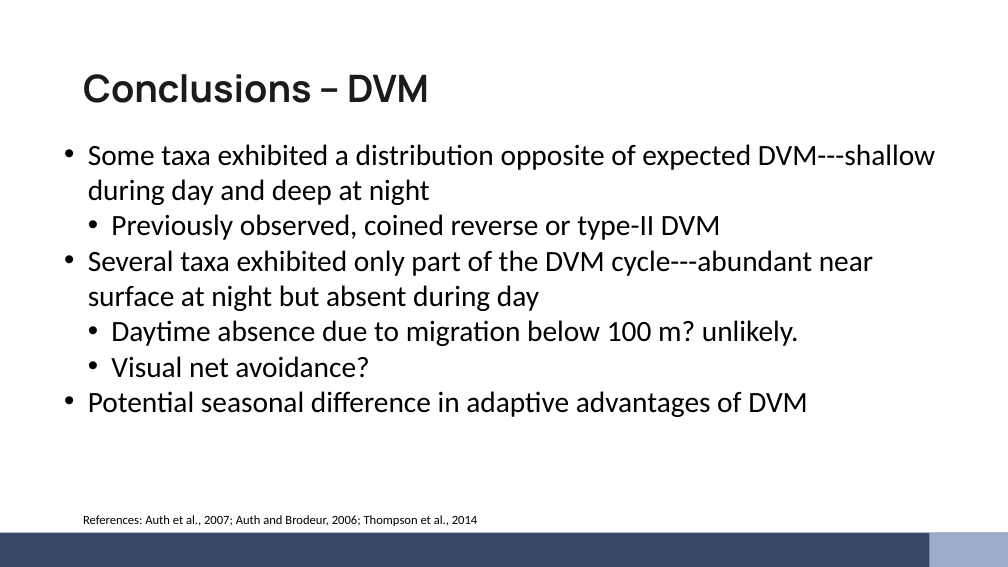
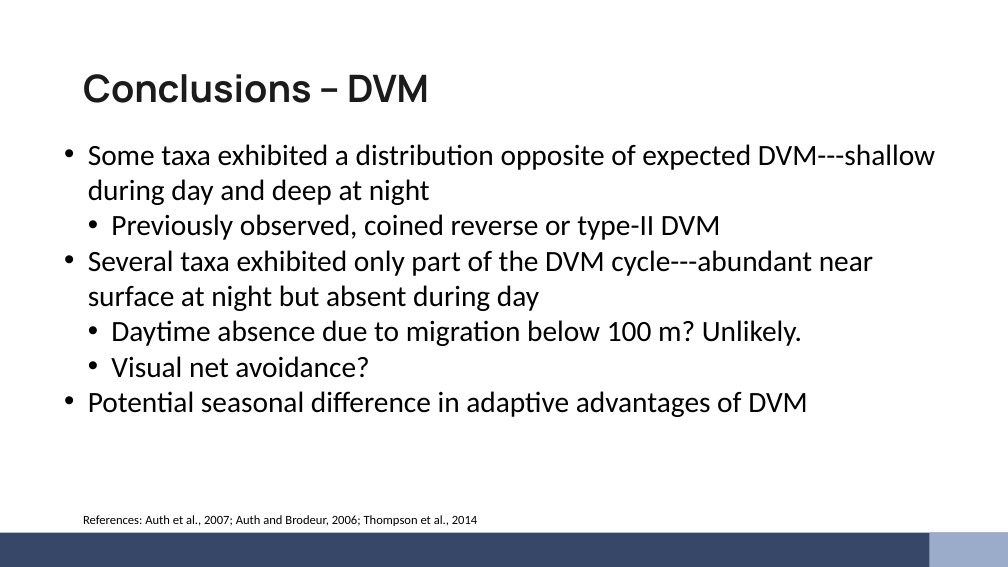
Before and after one commit to LukeABobay/larval-fish-community-analysis, a slide deck: slide 17 of PICES 2026 Presentation.pptx. Drawn at 1008x567 pixels with LibreOffice and Linux fonts; fonts in the diff are those of the drawing. Boxes give left, top, right and bottom in pixels: in the first picture for what was removed or moved away, otherwise in the second. Text is boxed around its words. In the diff, an @@ line names an element or a change of style, - is before the commit and + after.

```diff
--- a/PICES 2026 Presentation.pptx
+++ b/PICES 2026 Presentation.pptx
@@ text at [111,320,802,346]: text changed @@
-  • Daytime absence due to migration below 100 m? unlikely.
+  • Daytime absence due to migration below 100 m? Unlikely.
```
Also in this commit, not shown: 1 other slide changed.
